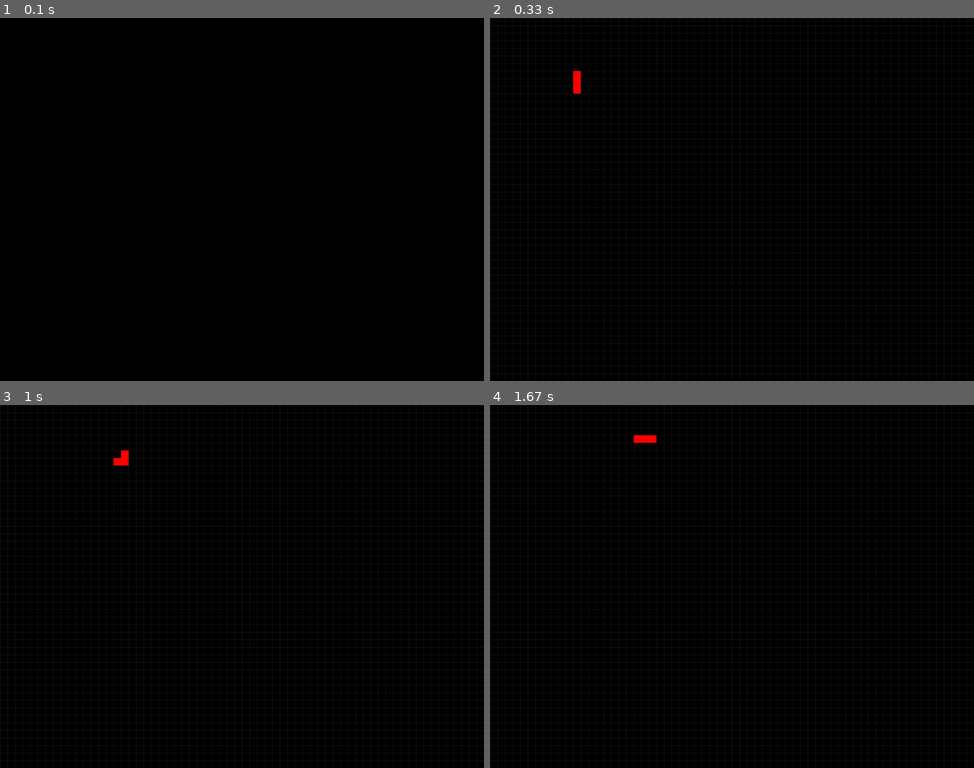
Above: before the commit, frames 1-4 (two rows, left to right).
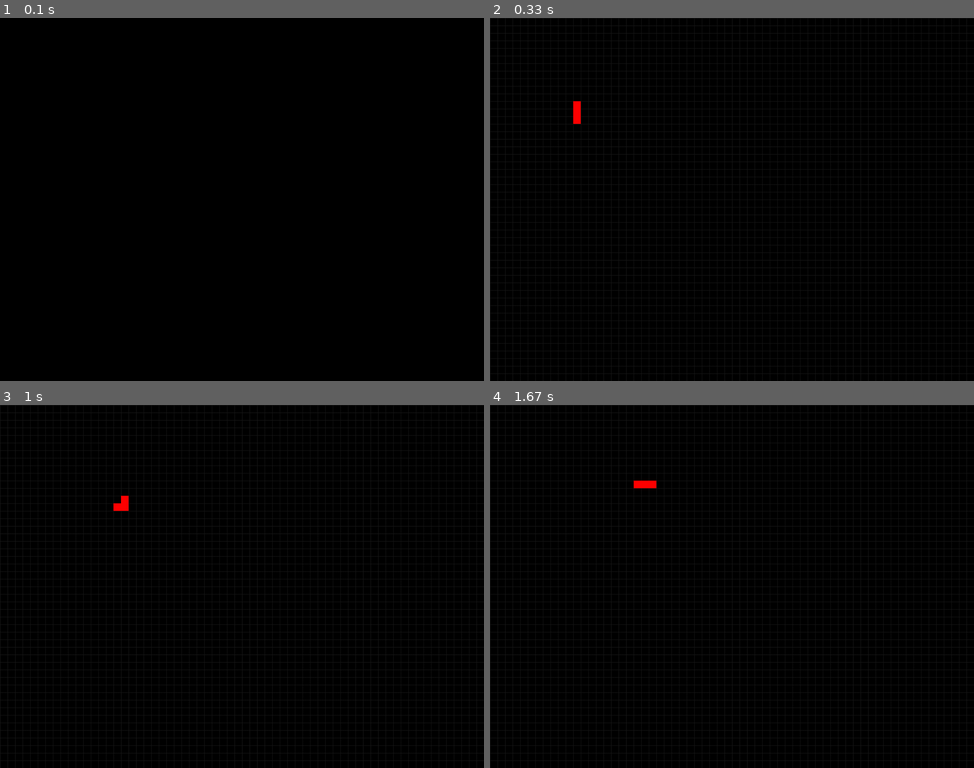
Above: after the commit, the same moments.

Repository: VVR-DEVS/snake-pygame
Game: pygame game, started from main.py
The game is run twice, just before and just after one commit, with the same random seed, the same clock (stepped at 60 frames per second) and the same inputs.
Inputs:
- Up to frame 1 (0.1 s): no input
- Up to frame 2 (0.33 s): no input
- Up to frame 3 (1 s): hold Right 0.33-0.8 s; hold Up from 0.83 s (still down)
- Up to frame 4 (1.67 s): release Up at 1.13 s; hold Right 1.17-1.63 s

Frame 1 is identical in both runs. In frame 2, 0.2% of the frame differs, in the area x 17-19%, y 14-30%; in frame 3, 0.2%; in frame 4, 0.2%, in the area x 29-35%, y 8-23%.

Commit message:
updating changing direction

Diff:
--- a/Snake.py
+++ b/Snake.py
@@ -20,21 +20,22 @@
         for i in range(len(self.snake) - 1, 0, -1):
             self.snake[i] = (self.snake[i-1][0], self.snake[i-1][1])
 
-        if self.direction == self.left:
+        if self.direction == 'left':
             self.snake[0] = (self.snake[0][0] - TILESIZE, self.snake[0][1])
-        elif self.direction == self.right:
+        elif self.direction == 'right':
             self.snake[0] = (self.snake[0][0] + TILESIZE, self.snake[0][1])
-        elif self.direction == self.up:
+        elif self.direction == 'up':
             self.snake[0] = (self.snake[0][0], self.snake[0][1] - TILESIZE)
         else:
             self.snake[0] = (self.snake[0][0], self.snake[0][1] + TILESIZE)
 
     def change_direction(self, move):
-        if move == 'left':
-            self.direction = self.left
-        elif move == 'right':
-            self.direction = self.right
-        elif move == 'up':
-            self.direction = self.up
-        else:
-            self.direction = self.down
+        if self.direction == 'up' and move is 'down':
+            return
+        if self.direction == 'down' and move is 'up':
+            return
+        if self.direction == 'right' and move is 'left':
+            return
+        if  self.direction == 'left' and move is 'right':
+            return
+        self.direction = move
